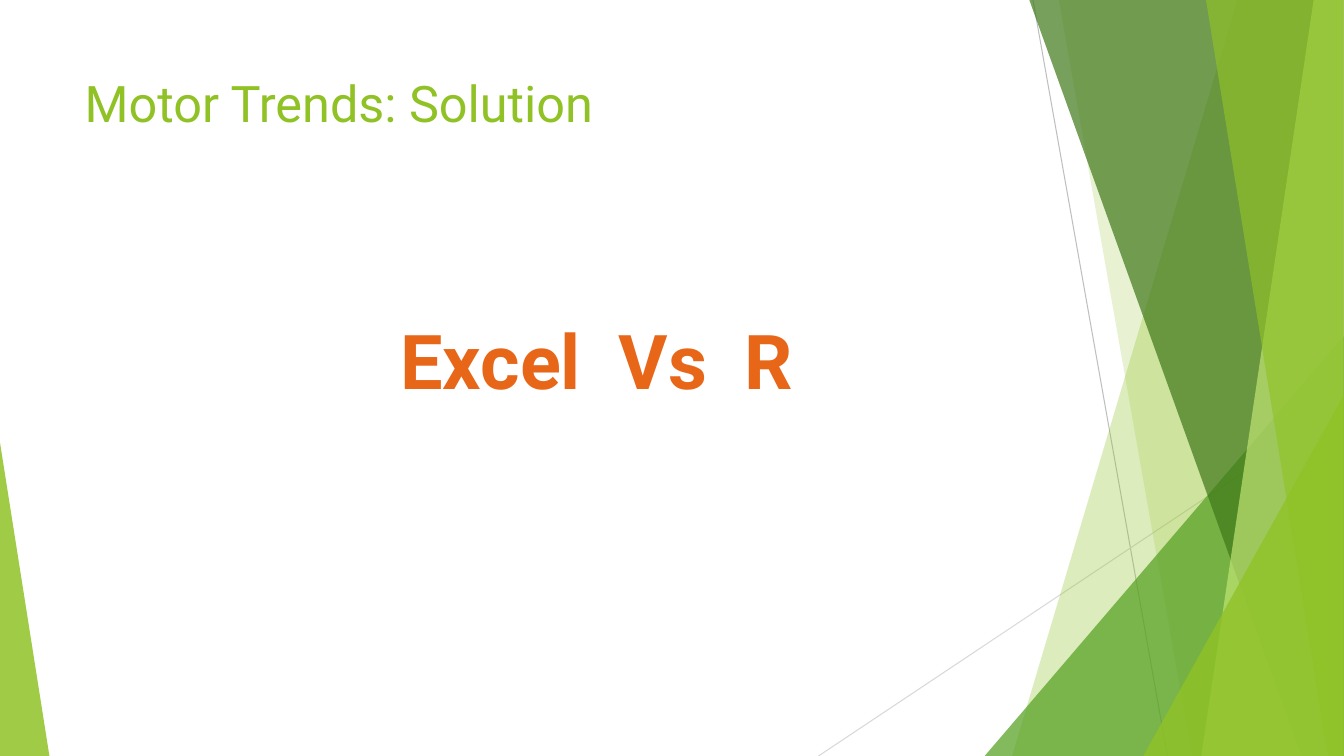
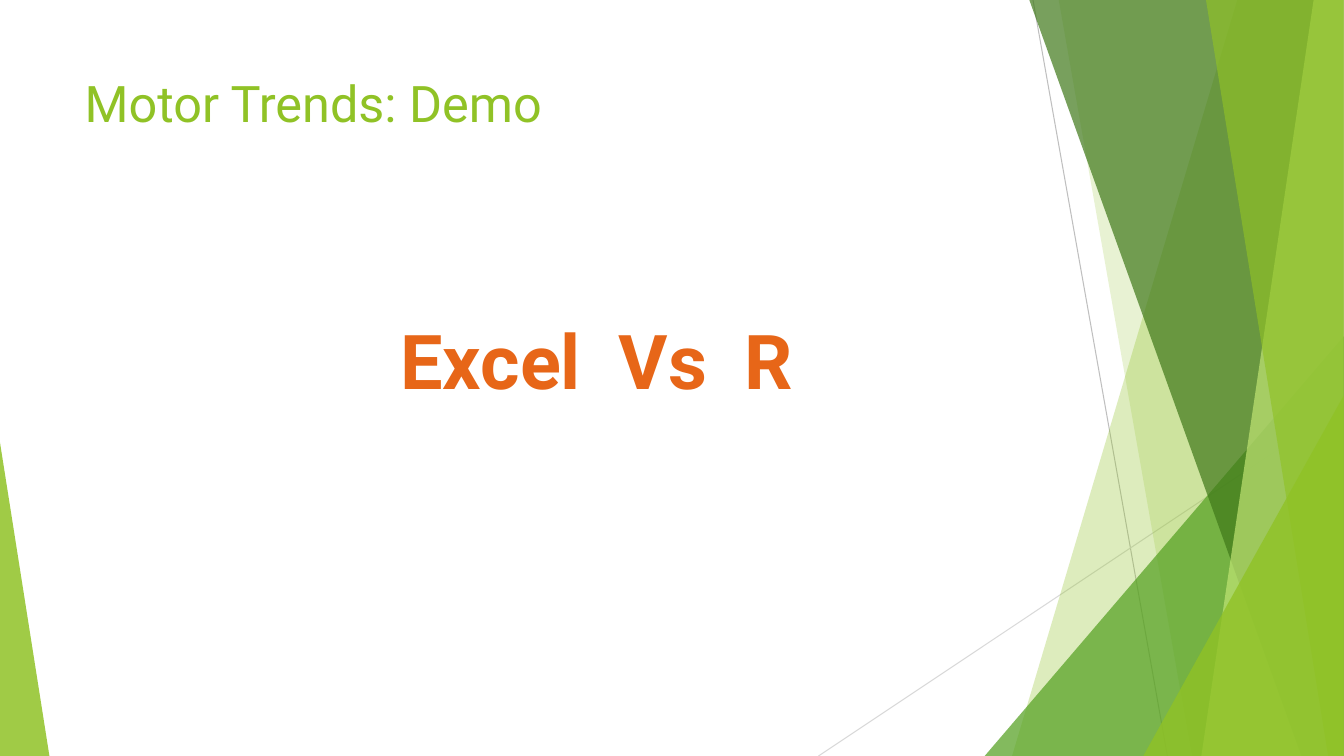
Before and after one commit to rpadebet/DSLA-Course, a slide deck: slide 7 of Regression Model/Linear Regression.pptx. Drawn at 1344x756 pixels with LibreOffice and Linux fonts; fonts in the diff are those of the drawing. Boxes give left, top, right and bottom in pixels: in the first picture for what was removed or moved away, otherwise in the second. Text is boxed around its words. In the diff, an @@ line names an element or a change of style, - is before the commit and + after.

```diff
--- a/Regression Model/Linear Regression.pptx
+++ b/Regression Model/Linear Regression.pptx
@@ title at bbox=[85, 84, 542, 123]: text changed @@
-Motor Trends: Solution
+Motor Trends: Demo
```
Also in this commit, not shown: 1 other slide changed, 4 other files.
